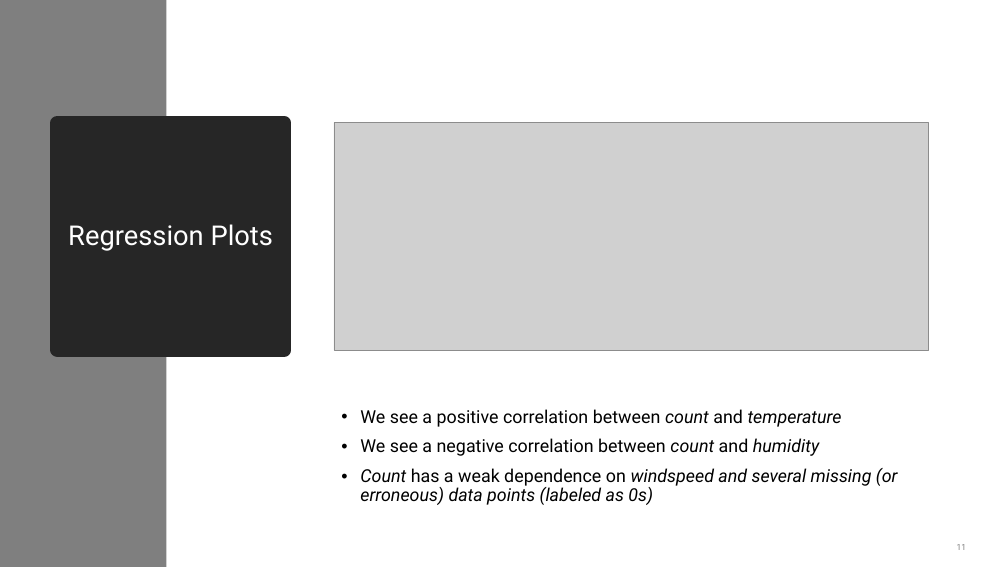
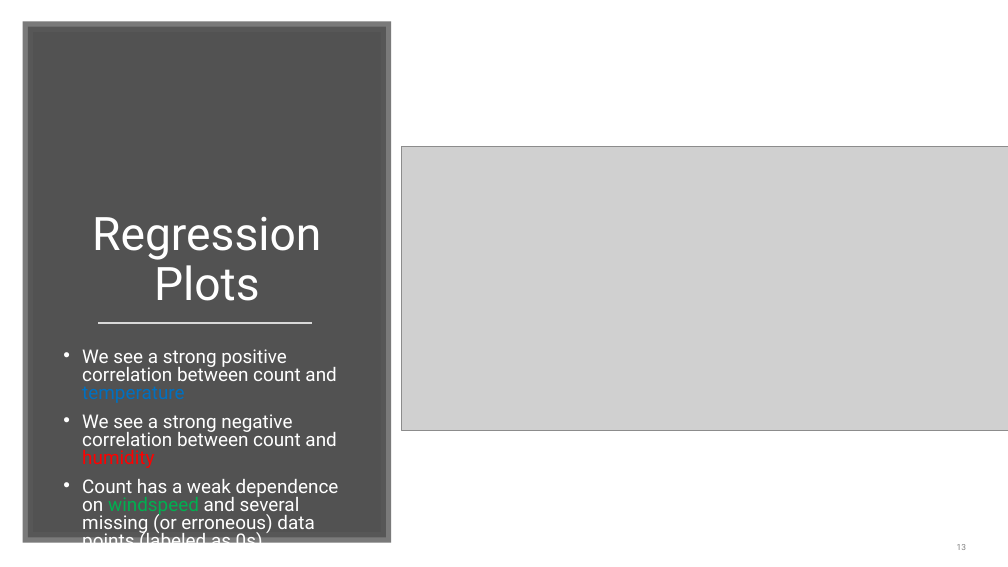
Before and after one commit to shashankvmaiya/Bike-Sharing-Demand-Prediction, a slide deck: slide 13 of Reports/Final_Presentation.pptx (slide 11 before the commit). Drawn at 1008x567 pixels with LibreOffice and Linux fonts; fonts in the diff are those of the drawing; grey boxes stand for pictures. Boxes give left, top, right and bottom in pixels: in the first picture for what was removed or moved away, otherwise in the second. Text is boxed around its words. In the diff, an @@ line names an element or a change of style, - is before the commit and + after.

```diff
--- a/Reports/Final_Presentation.pptx
+++ b/Reports/Final_Presentation.pptx
@@ rectangle removed at (0,0,166,567) @@
@@ rectangle added at (28,26,386,538), fill #404040 at 90% opacity, outline #595959 10 pt @@
@@ title "Regression Plots": place and size @@
-title "Regression Plots" at (57,123,284,350)
+title "Regression Plots" at (92,217,321,301)
@@ title "Regression Plots" at (92,217,321,301): size 26 to 44 pt; vertical alignment middle to bottom; fill #262626 to none; outline #262626 13.75 pt to none @@
@@ picture: place and size @@
-picture at (334,123,929,350)
+picture at (402,147,1008,430)
@@ line added from (98, 324) to (312, 324), #D9D9D9 1.75 pt @@
@@ text "We see a strong positive ...": place and size @@
-text "We see a strong positive ..." at (360,409,898,505)
+text "We see a strong positive ..." at (82,349,339,543)
@@ text at (82,349,336,468): text changed; size 17 to 18 pt; text colour #000000 to #FFFFFF @@
-• We see a positive correlation between count and temperature
-• We see a negative correlation between count and humidity
+• We see a strong positive correlation between count and temperature
+• We see a strong negative correlation between count and humidity
@@ text at (82,479,339,543): size 17 to 18 pt in "Count has a weak dependence on windspeed ..."; text colour #000000 to #FFFFFF in "Count has a weak dependence on and ..."; text colour #000000 to #00B050 in "windspeed"; italic off in "Count windspeed and several missing (or erroneous) ..."; line spacing 0.9 to 0.8 @@
@@ page number at (957,544,966,550): text changed @@
-11
+13
```
Also in this commit, not shown: 19 other slides changed, 11 slides added, 6 slides removed, 21 other files.
